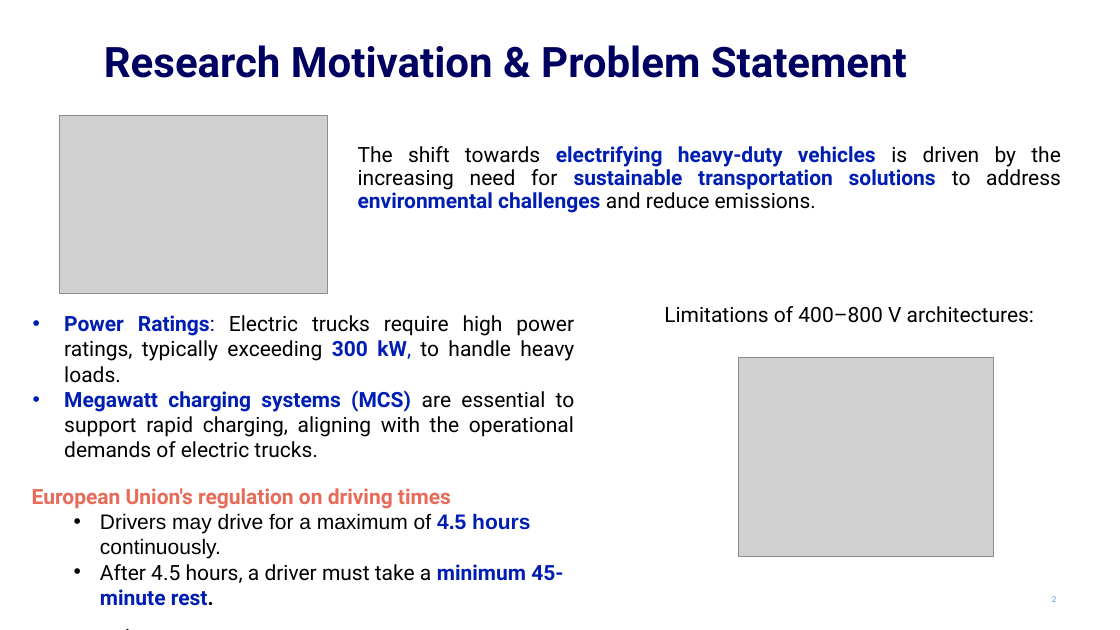
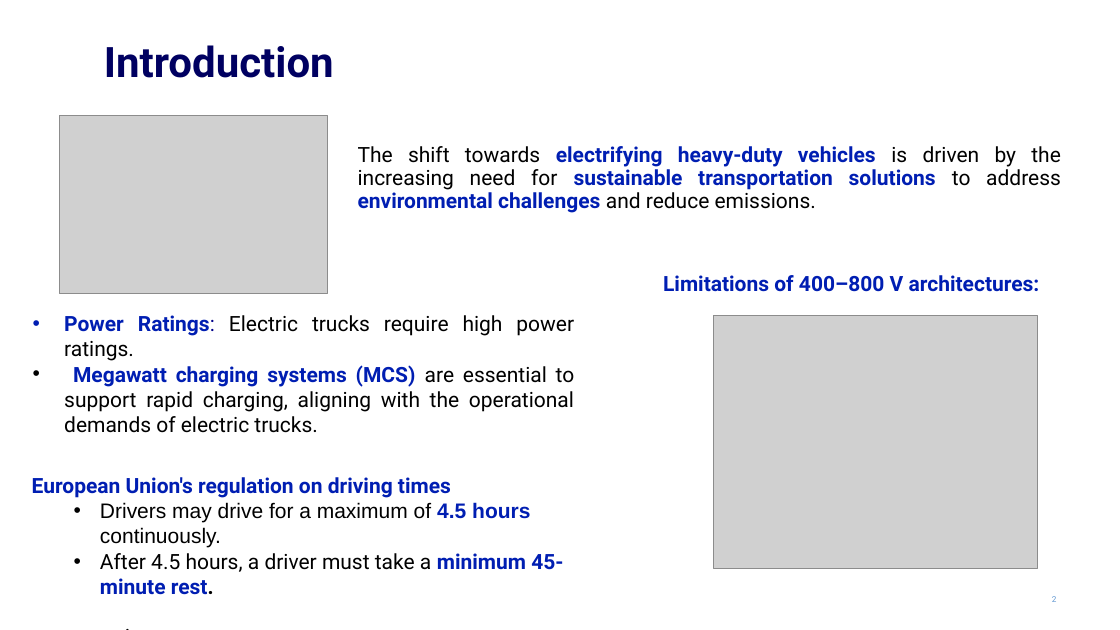
Before and after one commit to EnesAyaz/KTH, a slide deck: slide 2 of PresentationOfMeetings/50PercentSeminar/50PercentEnes.pptx. Drawn at 1120x630 pixels with LibreOffice and Linux fonts; fonts in the diff are those of the drawing; grey boxes stand for pictures; background and template pictures are left out. Boxes give left, top, right and bottom in pixels: in the first picture for what was removed or moved away, otherwise in the second. Text is boxed around its words. In the diff, an @@ line names an element or a change of style, - is before the commit and + after.

```diff
--- a/PresentationOfMeetings/50PercentSeminar/50PercentEnes.pptx
+++ b/PresentationOfMeetings/50PercentSeminar/50PercentEnes.pptx
@@ title at <box>104,45,334,78</box>: text changed @@
-Research Motivation & Problem Statement
+Introduction
@@ text "Limitations of 400–800 V architectures:": place and size @@
-text "Limitations of 400–800 V architectures:" at <box>664,306,1034,323</box>
+text "Limitations of 400–800 V architectures:" at <box>663,275,1040,292</box>
@@ text "Limitations of 400–800 V architectures:" at <box>663,275,1040,292</box>: text colour #000000 to #001EB2, bold on @@
@@ text at <box>64,315,574,361</box>: text changed @@
-• Power Ratings: Electric trucks require high power ratings, typically exceeding 300 kW, to handle heavy loads.
+• Power Ratings: Electric trucks require high power ratings.
@@ picture: place and size @@
-picture at <box>739,357,995,557</box>
+picture at <box>714,316,1038,569</box>
@@ text "European Union's regulation on driving ...": place and size @@
-text "European Union's regulation on driving ..." at <box>32,488,563,606</box>
+text "European Union's regulation on driving ..." at <box>32,477,563,595</box>
@@ text at <box>32,477,451,498</box>: text colour #E86A58 to #001EB2 in "European Union's regulation on driving times" @@
```
Also in this commit, not shown: 9 other slides changed, 10 slides added, 16 slides removed, 20 other files.
